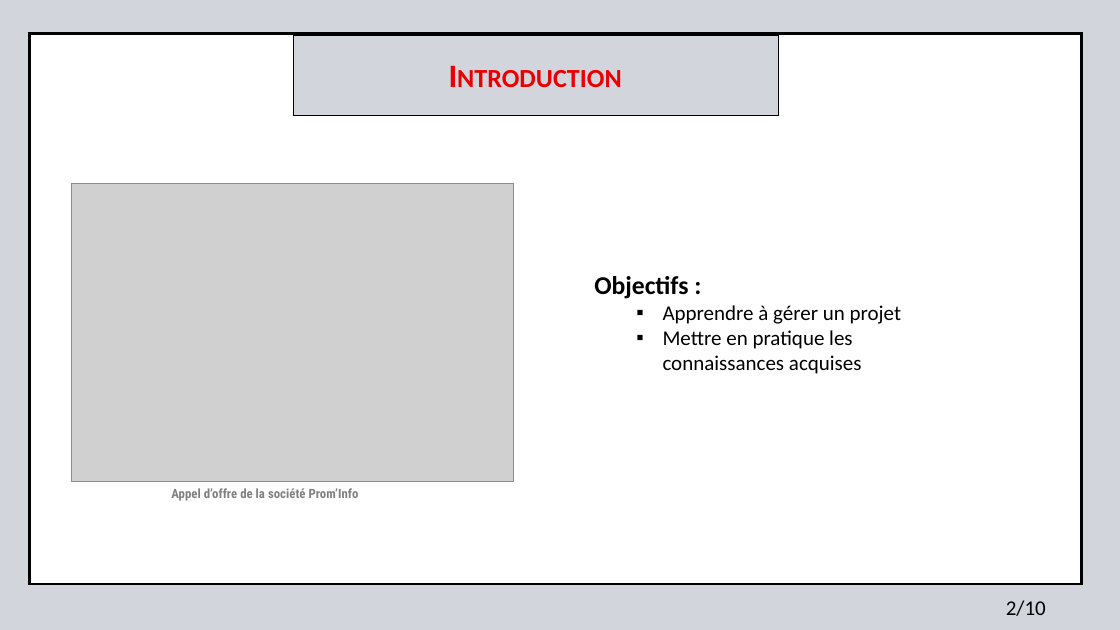
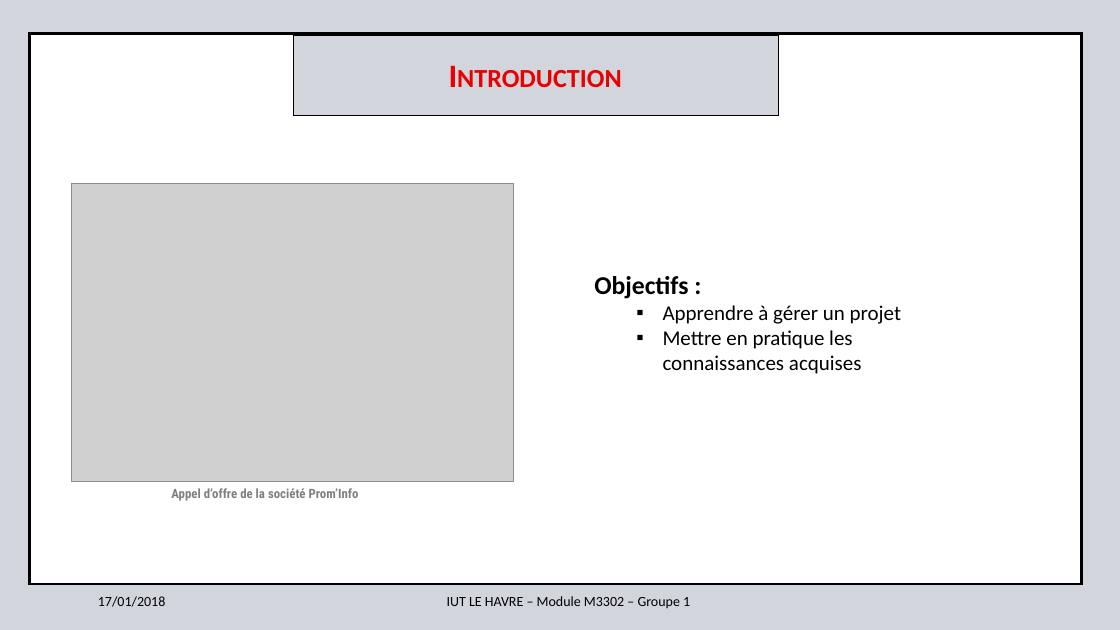
Before and after one commit to jonatjano/formulaire, a slide deck: slide 3 of text/Diaporama_Soutenance_projet_tutore_Bernouy_Deloison_Dewilde_Malet_Selle.pptx. Drawn at 1120x630 pixels with LibreOffice and Linux fonts; fonts in the diff are those of the drawing; grey boxes stand for pictures; background and template pictures are left out. Boxes give left, top, right and bottom in pixels: in the first picture for what was removed or moved away, otherwise in the second. Text is boxed around its words. In the diff, an @@ line names an element or a change of style, - is before the commit and + after.

```diff
--- a/text/Diaporama_Soutenance_projet_tutore_Bernouy_Deloison_Dewilde_Malet_Selle.pptx
+++ b/text/Diaporama_Soutenance_projet_tutore_Bernouy_Deloison_Dewilde_Malet_Selle.pptx
@@ text added at <box>98,596,165,607</box>, 12 pt, text #000000 @@
+17/01/2018
@@ text added at <box>447,596,690,608</box>, 12 pt, text #000000 @@
+IUT LE HAVRE – Module M3302 – Groupe 1
@@ text removed at <box>1006,600,1046,616</box> @@
-2/10
```
Also in this commit, not shown: 8 other slides changed, 2 slides added.
